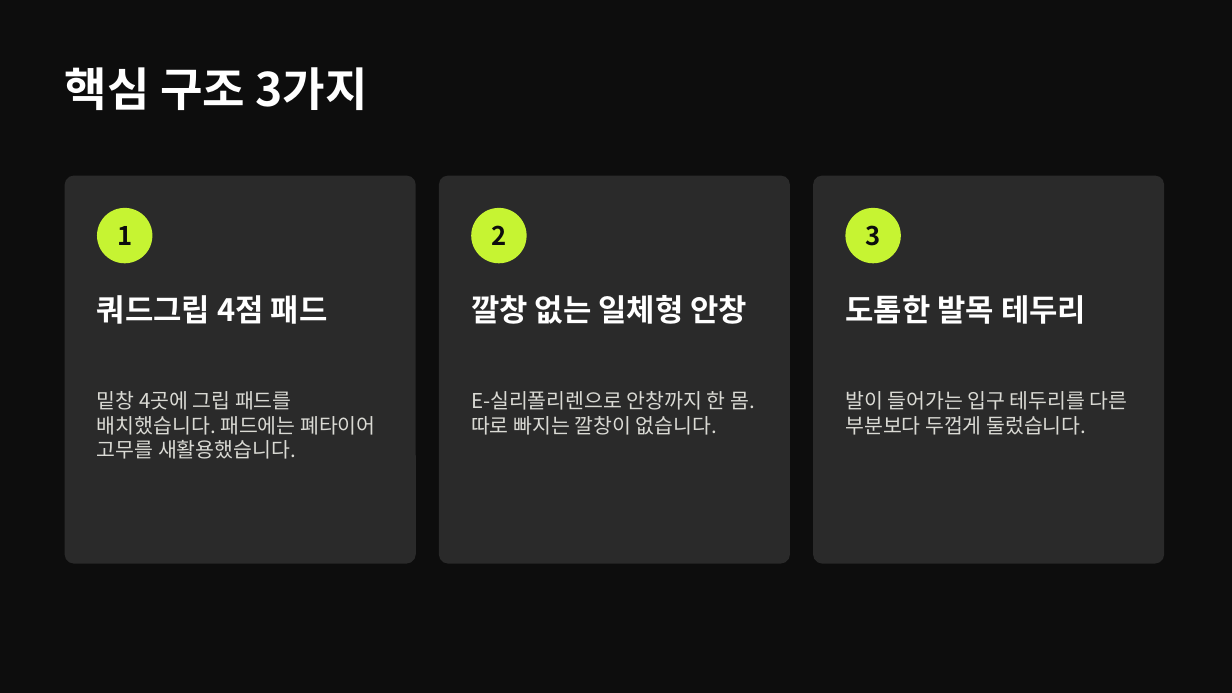
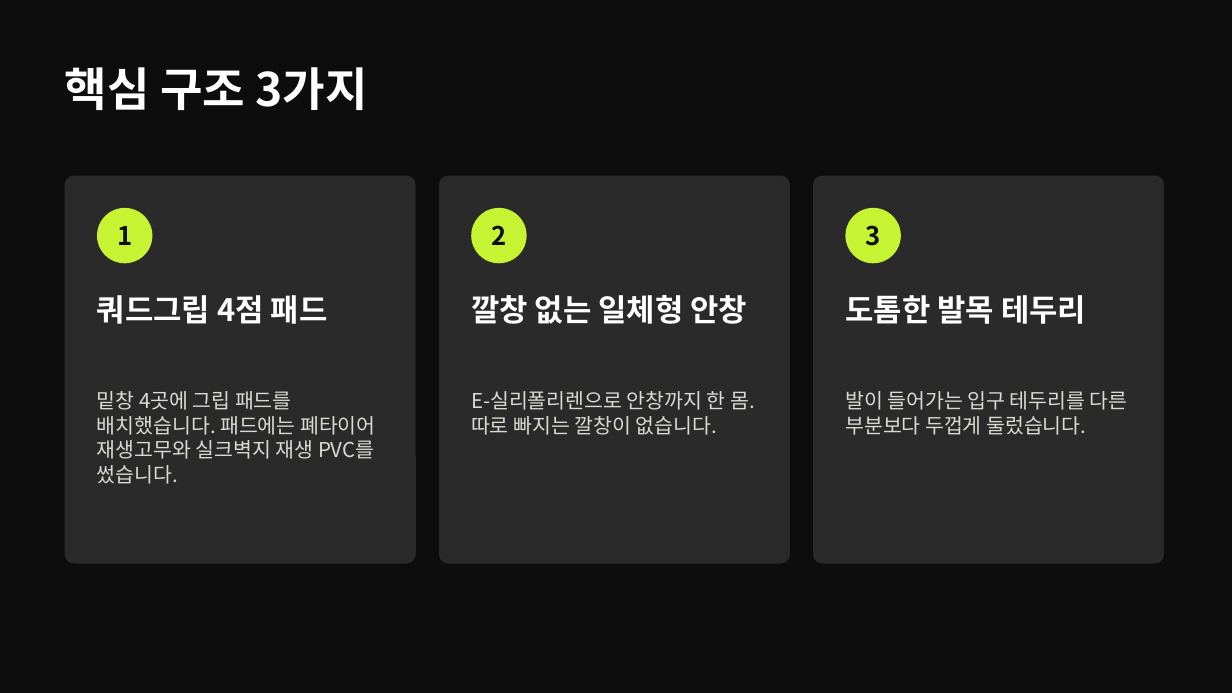
Before and after one commit to ydcompany89/harness-system, a slide deck: slide 3 of launch/rs/design/walking-deck/rs-walking-deck.pptx. Drawn at 1232x693 pixels with LibreOffice and Linux fonts; fonts in the diff are those of the drawing; background and template pictures are left out. Boxes give left, top, right and bottom in pixels: in the first picture for what was removed or moved away, otherwise in the second. Text is boxed around its words. In the diff, an @@ line names an element or a change of style, - is before the commit and + after.

```diff
--- a/launch/rs/design/walking-deck/rs-walking-deck.pptx
+++ b/launch/rs/design/walking-deck/rs-walking-deck.pptx
@@ text at (x1=97, y1=391, x2=375, y2=484): text changed @@
-밑창 4곳에 그립 패드를 배치했습니다. 패드에는 폐타이어 고무를 새활용했습니다.
+밑창 4곳에 그립 패드를 배치했습니다. 패드에는 폐타이어 재생고무와 실크벽지 재생 PVC를 썼습니다.
```
Also in this commit, not shown: 4 other slides changed, 2 other files.
